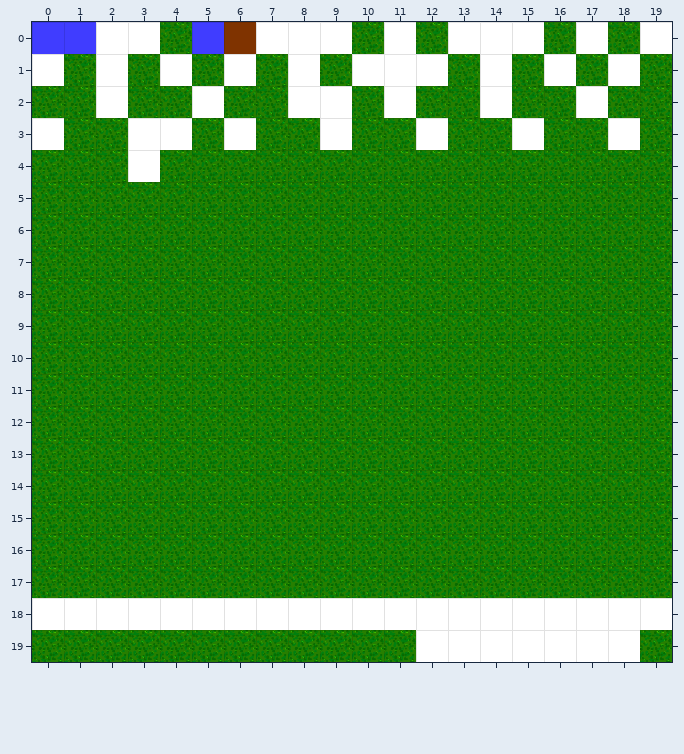
Two states of a Tiled map (JSON), assets/src/main/resources/assets/levels/level002.json. Above: the version before the commit.
Cells are 32x32 px. Shown: x 0..19, y 0..19.
After the commit:
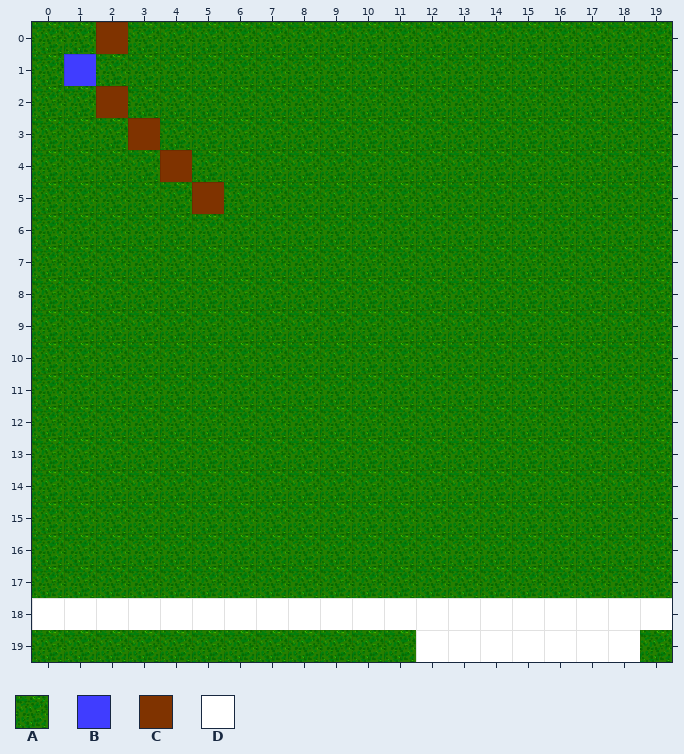
Key: from "terrain": A 0, B 1, C 2, D 3.
_ is an empty cell.
Diff:
Layer "background":
Tile B becomes tile A in row 0 at x 0 to 1 and 5.
Tile C becomes tile A in row 0 at x 6.
Tile D becomes tile A in row 0 at x 3, 7 to 9, 11, 13 to 15, 17 and 19; in row 1 at x 0, 2, 4, 6, 8, 10 to 12, 14, 16 and 18; in row 2 at x 5, 8 to 9, 11, 14 and 17; in row 3 at x 0, 4, 6, 9, 12, 15 and 18; in row 4 at x 3.
Tile A becomes tile B in row 1 at x 1.
Tile A becomes tile C in row 4 at x 4; in row 5 at x 5.
Tile D becomes tile C in row 0 at x 2; in row 2 at x 2; in row 3 at x 3.
